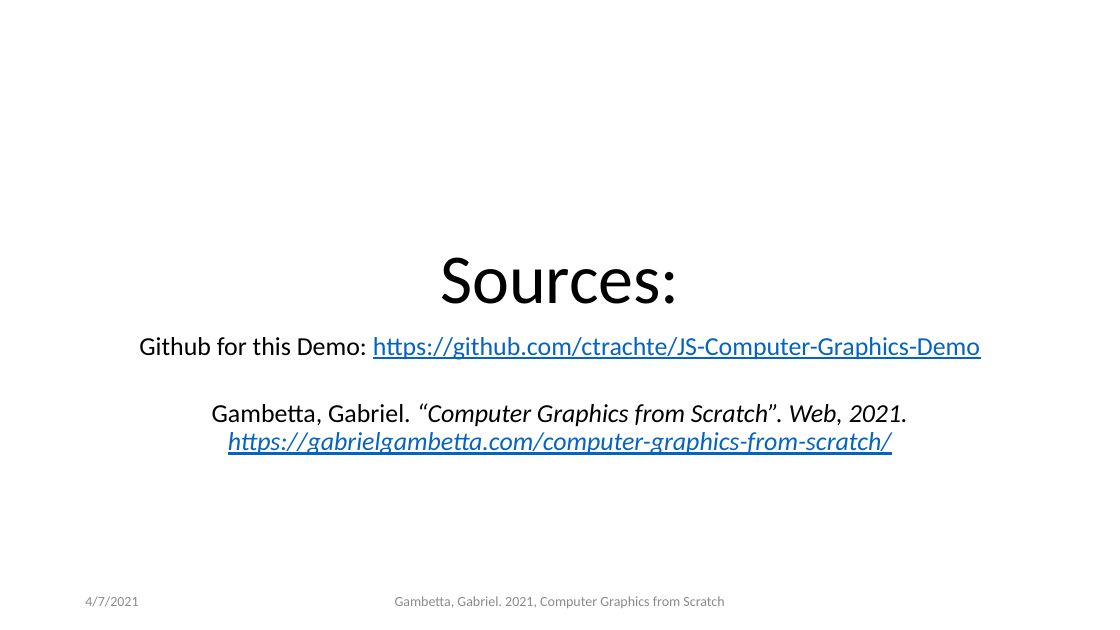
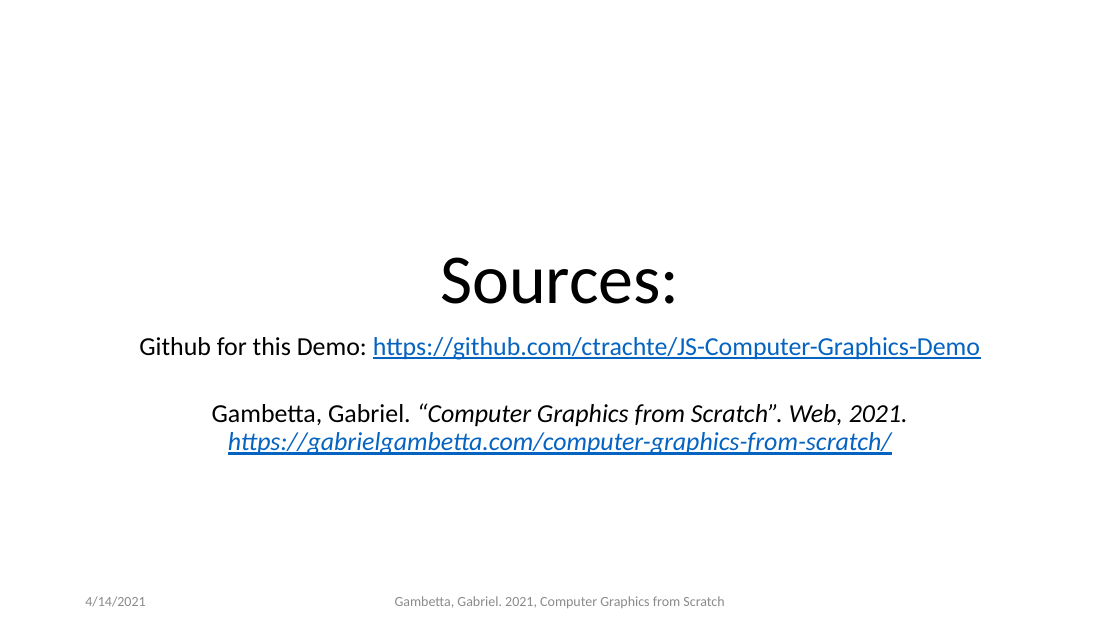
Before and after one commit to ctrachte/JS-Computer-Graphics-Demo, a slide deck: slide 10 of computer-graphics-js-2.pptx (slide 5 before the commit). Drawn at 1120x630 pixels with LibreOffice and Linux fonts; fonts in the diff are those of the drawing. Boxes give left, top, right and bottom in pixels: in the first picture for what was removed or moved away, otherwise in the second. Text is boxed around its words. In the diff, an @@ line names an element or a change of style, - is before the commit and + after.

```diff
--- a/computer-graphics-js-2.pptx
+++ b/computer-graphics-js-2.pptx
@@ text at (85, 596, 145, 607): text changed @@
-4/7/2021
+4/14/2021
```
Also in this commit, not shown: 4 other slides changed, 5 slides added, 1 other file.
